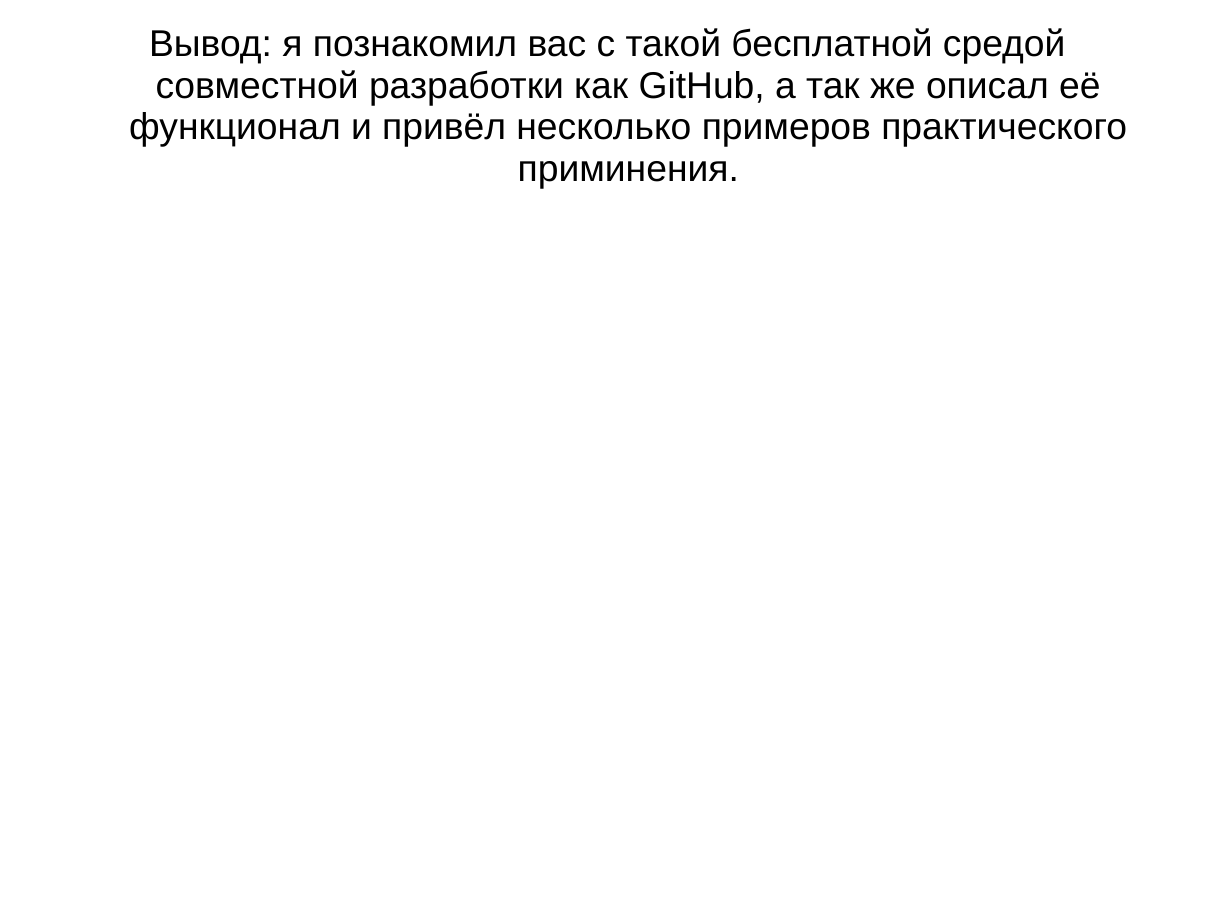
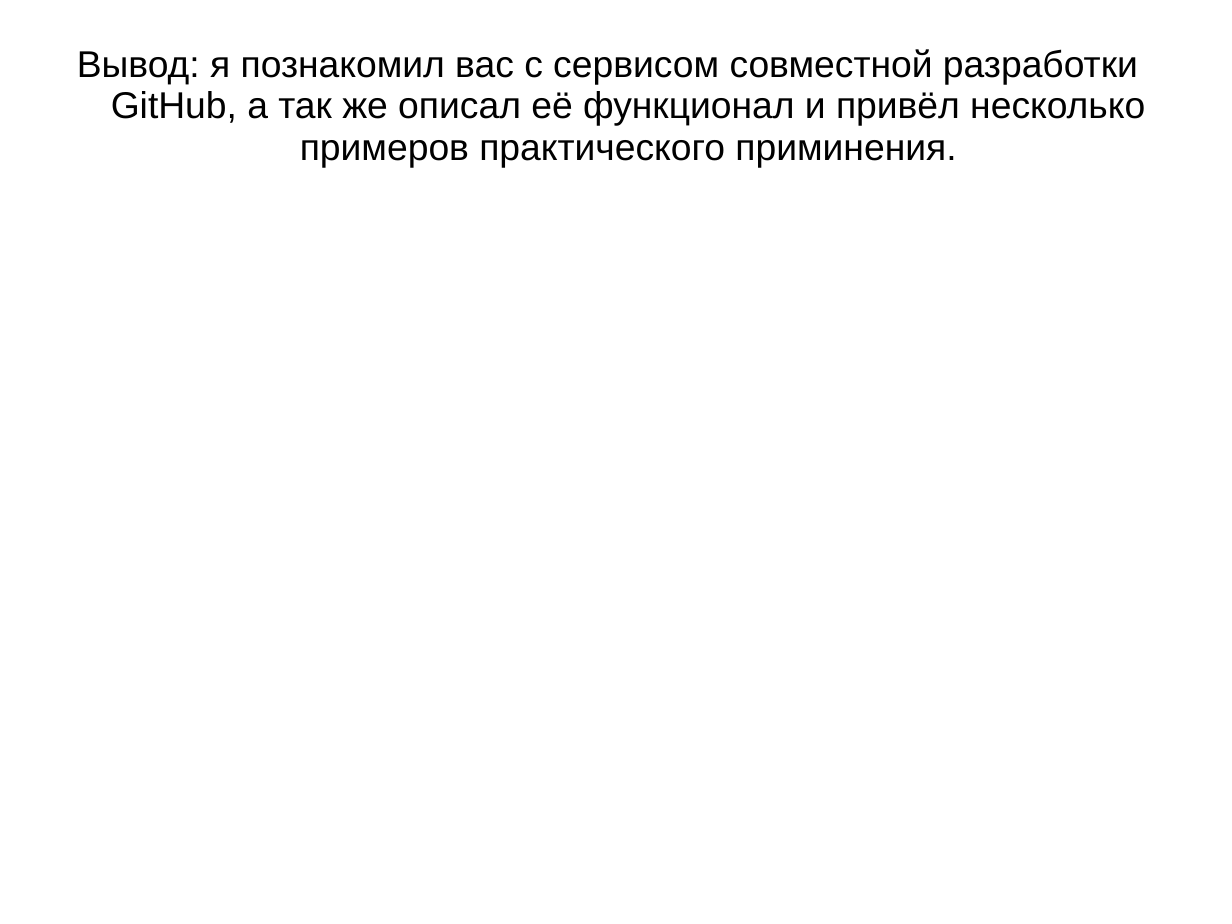
Before and after one commit to alkokovad/school_project, a slide deck: slide 7 of презентация от проекта.ppt. Drawn at 1232x924 pixels with LibreOffice and Linux fonts; fonts in the diff are those of the drawing; background and template pictures are left out. Boxes give left, top, right and bottom in pixels: in the first picture for what was removed or moved away, otherwise in the second. Text is boxed around its words. In the diff, an @@ line names an element or a change of style, - is before the commit and + after.

```diff
--- a/презентация от проекта.ppt
+++ b/презентация от проекта.ppt
@@ text at (77,49,1145,168): text changed @@
-Вывод: я познакомил вас с такой бесплатной средой совместной разработки как GitHub, а так же описал её функционал и привёл несколько примеров практического приминения.
+Вывод: я познакомил вас с сервисом совместной разработки GitHub, а так же описал её функционал и привёл несколько примеров практического приминения.
```
Also in this commit, not shown: 1 other file.
